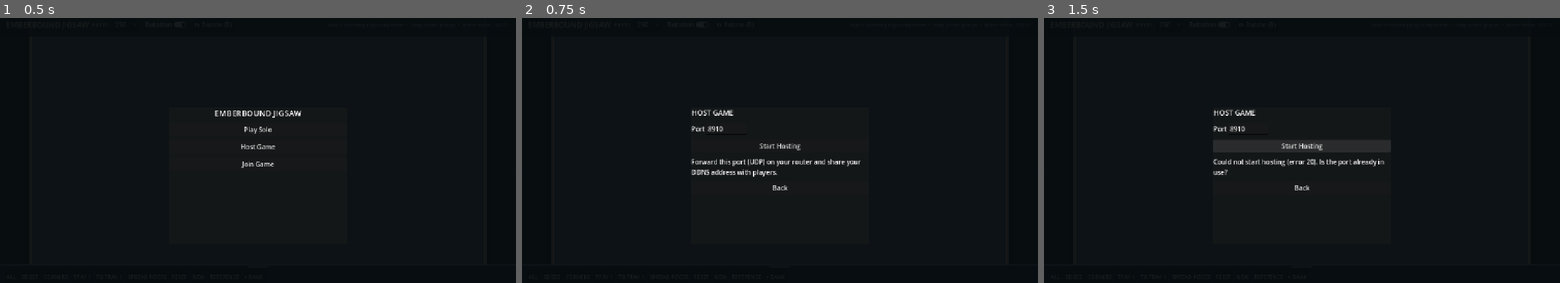
Above: before the commit, frames 1-3 (left to right).
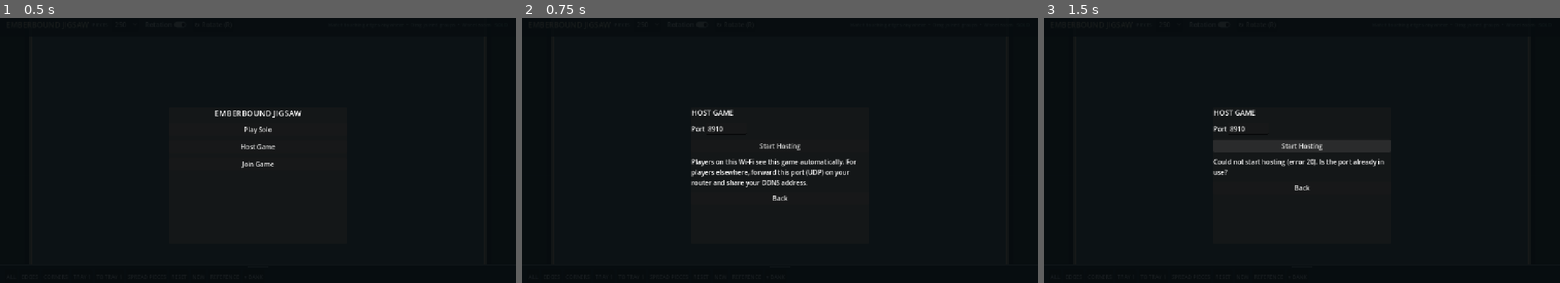
Above: after the commit, the same moments.

Repository: facesnatcher56-star/puzzle
Game: Godot game, scene res://scenes/main.tscn
The game is run twice, just before and just after one commit, with the same random seed, the same clock (stepped at 60 frames per second) and the same inputs.
Inputs:
- Up to frame 1 (0.5 s): no input
- Up to frame 2 (0.75 s): click "Host Game" at 0.5 s
- Up to frame 3 (1.5 s): click "Start Hosting" at 1.25 s

Frame 1 is identical in both runs. In frame 2, 1.2% of the frame differs, in the area x 32-66%, y 53-69%; in frame 3, nothing differs.

Commit message:
Add LAN game discovery and enable Android networking

Diff:
--- /dev/null
+++ b/scripts/lan_discovery.gd
@@ -0,0 +1,97 @@
+class_name LanDiscovery
+extends Node
+
+# Lets a host announce itself on the local network so a client can tap to join
+# instead of typing an address. This is a separate, connectionless UDP broadcast
+# on its own port -- distinct from the actual ENet game port -- so it works
+# before any peer connection exists. It only reaches devices on the same LAN;
+# players on a different network still need the manual address/DDNS path.
+
+signal games_updated(games: Array)
+
+const DISCOVERY_PORT := 8911
+const BROADCAST_INTERVAL := 1.5
+const STALE_AFTER := 4.0
+const APP_ID := "emberbound-jigsaw"
+
+var _announce_peer: PacketPeerUDP
+var _listen_peer: PacketPeerUDP
+var _timer: Timer
+var _discovered := {} # session_id (String) -> {address, port, label, last_seen}
+var _label_provider: Callable
+var _game_port := 0
+var _session_id := 0
+
+func start_announcing(game_port: int, label_provider: Callable) -> void:
+	stop()
+	_game_port = game_port
+	_label_provider = label_provider
+	# A machine with more than one active network interface (VPN, virtual
+	# adapters, etc.) can have a single broadcast arrive at a listener more
+	# than once, via different local paths, and even report a different -- or
+	# blank -- source address each time. A random per-session id lets the
+	# listener recognize those as one host rather than showing duplicates.
+	_session_id = randi()
+	_announce_peer = PacketPeerUDP.new()
+	_announce_peer.set_broadcast_enabled(true)
+	_timer = Timer.new()
+	_timer.wait_time = BROADCAST_INTERVAL
+	_timer.timeout.connect(_broadcast)
+	add_child(_timer)
+	_timer.start()
+	_broadcast()
+
+func start_listening() -> Error:
+	stop()
+	_listen_peer = PacketPeerUDP.new()
+	var err := _listen_peer.bind(DISCOVERY_PORT)
+	if err != OK:
+		stop()
+		return err
+	_timer = Timer.new()
+	_timer.wait_time = 0.25
+	_timer.timeout.connect(_poll)
+	add_child(_timer)
+	_timer.start()
+	return OK
+
+func stop() -> void:
+	if _timer != null:
+		_timer.stop()
+		_timer.queue_free()
+		_timer = null
+	if _announce_peer != null:
+		_announce_peer.close()
+		_announce_peer = null
+	if _listen_peer != null:
+		_listen_peer.close()
+		_listen_peer = null
+	_discovered.clear()
+
+func _broadcast() -> void:
+	var payload := {"proto": 1, "app": APP_ID, "session_id": _session_id, "label": _label_provider.call(), "port": _game_port}
+	_announce_peer.set_dest_address("255.255.255.255", DISCOVERY_PORT)
+	_announce_peer.put_packet(JSON.stringify(payload).to_utf8_buffer())
+
+func _poll() -> void:
+	var changed := false
+	while _listen_peer.get_available_packet_count() > 0:
+		var raw := _listen_peer.get_packet().get_string_from_utf8()
+		var address := _listen_peer.get_packet_ip()
+		var parsed = JSON.parse_string(raw)
+		if typeof(parsed) != TYPE_DICTIONARY or parsed.get("app") != APP_ID or address.is_empty():
+			continue
+		var key := str(parsed.get("session_id", "%s:%d" % [address, int(parsed.get("port", 0))]))
+		_discovered[key] = {
+			"address": address, "port": int(parsed.get("port", 0)),
+			"label": str(parsed.get("label", "Puzzle Game")),
+			"last_seen": Time.get_ticks_msec() / 1000.0,
+		}
+		changed = true
+	var now := Time.get_ticks_msec() / 1000.0
+	for key in _discovered.keys().duplicate():
+		if now - _discovered[key].last_seen > STALE_AFTER:
+			_discovered.erase(key)
+			changed = true
+	if changed:
+		games_updated.emit(_discovered.values())
--- a/scripts/main.gd
+++ b/scripts/main.gd
@@ -75,6 +75,10 @@
 var host_status_label: Label
 var join_address_field: LineEdit
 var join_status_label: Label
+var join_games_list: VBoxContainer
+var join_games_status: Label
+
+var lan: LanDiscovery
 
 func _ready() -> void:
 	_apply_mobile_scale()
@@ -99,6 +103,9 @@
 	network.connection_failed.connect(_on_connection_failed)
 	network.server_disconnected.connect(_on_server_disconnected)
 	network.full_state_received.connect(_on_full_state_received)
+	lan = LanDiscovery.new()
+	add_child(lan)
+	lan.games_updated.connect(_on_lan_games_updated)
 	_build_ui()
 	_build_lobby_ui()
 	autosave_timer = Timer.new()
@@ -424,7 +431,7 @@
 	lobby_stack.add_child(start_button)
 	host_status_label = Label.new()
 	host_status_label.autowrap_mode = TextServer.AUTOWRAP_WORD
-	host_status_label.text = "Forward this port (UDP) on your router and share your DDNS address with players."
+	host_status_label.text = "Players on this Wi-Fi see this game automatically. For players elsewhere, forward this port (UDP) on your router and share your DDNS address."
 	lobby_stack.add_child(host_status_label)
 	var back := Button.new()
 	back.text = "Back"
@@ -438,6 +445,20 @@
 	title.text = "JOIN GAME"
 	title.add_theme_font_size_override("font_size", 18)
 	lobby_stack.add_child(title)
+	var games_label := Label.new()
+	games_label.text = "GAMES ON THIS NETWORK"
+	games_label.add_theme_font_size_override("font_size", 12)
+	lobby_stack.add_child(games_label)
+	join_games_status = Label.new()
+	join_games_status.text = "Searching..."
+	join_games_status.autowrap_mode = TextServer.AUTOWRAP_WORD
+	lobby_stack.add_child(join_games_status)
+	join_games_list = VBoxContainer.new()
+	lobby_stack.add_child(join_games_list)
+	var divider := Label.new()
+	divider.text = "— or enter an address —"
+	divider.horizontal_alignment = HORIZONTAL_ALIGNMENT_CENTER
+	lobby_stack.add_child(divider)
 	join_address_field = LineEdit.new()
 	join_address_field.placeholder_text = "yourname.duckdns.org:%d" % NetworkSession.DEFAULT_PORT
 	lobby_stack.add_child(join_address_field)
@@ -450,8 +471,12 @@
 	lobby_stack.add_child(join_status_label)
 	var back := Button.new()
 	back.text = "Back"
-	back.pressed.connect(_build_lobby_root)
+	back.pressed.connect(_on_join_back_pressed)
 	lobby_stack.add_child(back)
+	var discovery_error := lan.start_listening()
+	_on_lan_games_updated([])
+	if discovery_error != OK:
+		join_games_status.text = "Could not search this network (error %d). Try entering the host address below." % discovery_error
 
 func _on_solo_pressed() -> void:
 	_hide_lobby()
@@ -466,11 +491,17 @@
 	if err != OK:
 		host_status_label.text = "Could not start hosting (error %d). Is the port already in use?" % err
 		return
+	lan.start_announcing(port, Callable(self, "_lan_label"))
 	_hide_lobby()
 	_begin_local_session()
 	_update_network_status()
 
+func _lan_label() -> String:
+	var peer_count := 1 + multiplayer.get_peers().size()
+	return "Emberbound Jigsaw (%d online)" % peer_count
+
 func _on_connect_pressed() -> void:
+	lan.stop()
 	var text := join_address_field.text.strip_edges()
 	var address := text
 	var port := NetworkSession.DEFAULT_PORT
@@ -487,6 +518,32 @@
 		return
 	join_status_label.text = "Connecting..."
 
+func _on_join_back_pressed() -> void:
+	lan.stop()
+	_build_lobby_root()
+
+func _on_lan_games_updated(games: Array) -> void:
+	if join_games_list == null:
+		return
+	for child in join_games_list.get_children():
+		join_games_list.remove_child(child)
+		child.queue_free()
+	join_games_status.visible = games.is_empty()
+	games.sort_custom(func(a, b): return a.label < b.label)
+	for game in games:
+		var entry := Button.new()
+		entry.text = "%s  (%s)" % [game.label, game.address]
+		entry.pressed.connect(_on_lan_game_pressed.bind(game.address, game.port))
+		join_games_list.add_child(entry)
+
+func _on_lan_game_pressed(address: String, port: int) -> void:
+	lan.stop()
+	var err := network.start_client(address, port)
+	if err != OK:
+		join_status_label.text = "Could not start connection (error %d)." % err
+		return
+	join_status_label.text = "Connecting..."
+
 func _begin_local_session() -> void:
 	var saved := SaveManager.load_state()
 	if not saved.is_empty():
@@ -495,6 +552,7 @@
 		_start_puzzle(false)
 
 func _on_leave_pressed() -> void:
+	lan.stop()
 	network.stop()
 	_update_network_status()
 	_show_lobby()
--- /dev/null
+++ b/tests/lan_discovery.gd
@@ -0,0 +1,50 @@
+extends SceneTree
+
+var failures := 0
+
+func _initialize() -> void:
+	call_deferred("_run")
+
+func _check(condition: bool, message: String) -> void:
+	if not condition:
+		failures += 1
+		push_error("LAN DISCOVERY TEST FAILED: " + message)
+
+func _poll_until(predicate: Callable, timeout_seconds: float, message: String) -> bool:
+	var waited := 0.0
+	while waited < timeout_seconds:
+		if predicate.call():
+			return true
+		await create_timer(0.1).timeout
+		waited += 0.1
+	_check(false, "%s (timed out after %.1fs)" % [message, timeout_seconds])
+	return false
+
+func _run() -> void:
+	var host_lan := LanDiscovery.new()
+	root.add_child(host_lan)
+	var client_lan := LanDiscovery.new()
+	root.add_child(client_lan)
+	# A lambda captures outer locals by value, so reassigning a captured var from
+	# inside the signal handler wouldn't be visible here -- mutate a shared
+	# container instead.
+	var state := {"games": []}
+	client_lan.games_updated.connect(func(games: Array): state.games = games.filter(func(game): return game.port == 43217))
+
+	host_lan.start_announcing(43217, func(): return "Test Puzzle")
+	_check(client_lan.start_listening() == OK, "discovery socket opens")
+
+	await _poll_until(func(): return state.games.size() == 1, 10.0, "client discovers the announcing host")
+	if state.games.size() == 1:
+		var found: Dictionary = state.games[0]
+		_check(found.label == "Test Puzzle", "discovered game reports the host's label")
+		_check(found.port == 43217, "discovered game reports the host's game port")
+		_check(not found.address.is_empty(), "discovered game reports a source address")
+
+	host_lan.stop()
+	await _poll_until(func(): return state.games.is_empty(), 8.0, "stale entry is pruned once the host stops announcing")
+
+	client_lan.stop()
+	if failures == 0:
+		print("LAN DISCOVERY TEST PASSED: host announces, client discovers and label/port match, stale entries expire")
+	quit(0 if failures == 0 else 1)
Not shown, changed: export_presets.cfg
Not shown, added: scripts/lan_discovery.gd.uid
Not shown, added: tests/lan_discovery.gd.uid
